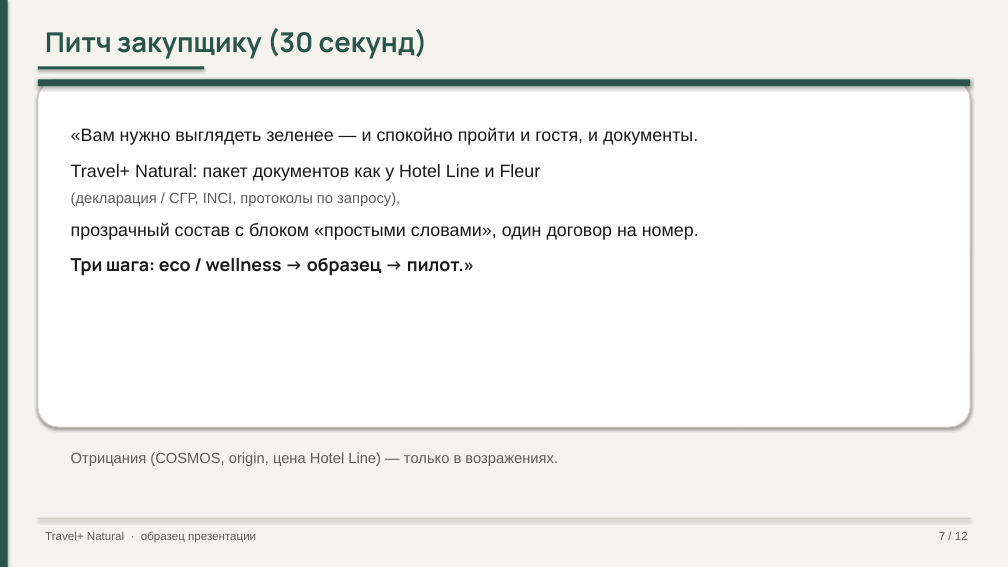
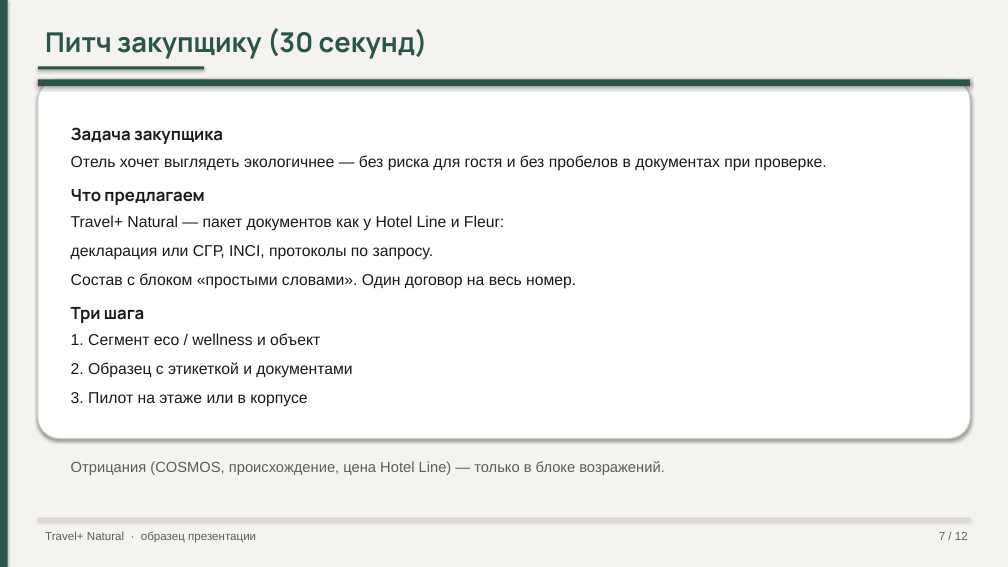
Before and after one commit to pagasbot-coder/Banya-Digital, a slide deck: slide 7 of knowledge-base/presentation-travelplus-interview.pptx. Drawn at 1008x567 pixels with LibreOffice and Linux fonts; fonts in the diff are those of the drawing. Boxes give left, top, right and bottom in pixels: in the first picture for what was removed or moved away, otherwise in the second. Text is boxed around its words. In the diff, an @@ line names an element or a change of style, - is before the commit and + after.

```diff
--- a/knowledge-base/presentation-travelplus-interview.pptx
+++ b/knowledge-base/presentation-travelplus-interview.pptx
@@ rounded rectangle resized from (x1=38, y1=79, x2=970, y2=427) to (x1=38, y1=79, x2=970, y2=439) @@
@@ text at (x1=71, y1=127, x2=827, y2=407): text changed; size 17 to 15 pt @@
-«Вам нужно выглядеть зеленее — и спокойно пройти и гостя, и документы.
-Travel+ Natural: пакет документов как у Hotel Line и Fleur
-(декларация / СГР, INCI, протоколы по запросу),
-прозрачный состав с блоком «простыми словами», один договор на номер.
-Три шага: eco / wellness → образец → пилот.»
+Задача закупщика
+Отель хочет выглядеть экологичнее — без риска для гостя и без пробелов в документах при проверке.
+Что предлагаем
+Travel+ Natural — пакет документов как у Hotel Line и Fleur:
+декларация или СГР, INCI, протоколы по запросу.
+Состав с блоком «простыми словами». Один договор на весь номер.
+Три шага
+1. Сегмент eco / wellness и объект
+2. Образец с этикеткой и документами
+3. Пилот на этаже или в корпусе
@@ text at (x1=71, y1=461, x2=665, y2=475): text changed @@
-Отрицания (COSMOS, origin, цена Hotel Line) — только в возражениях.
+Отрицания (COSMOS, происхождение, цена Hotel Line) — только в блоке возражений.
```
Also in this commit, not shown: 8 other slides changed, 3 other files.
